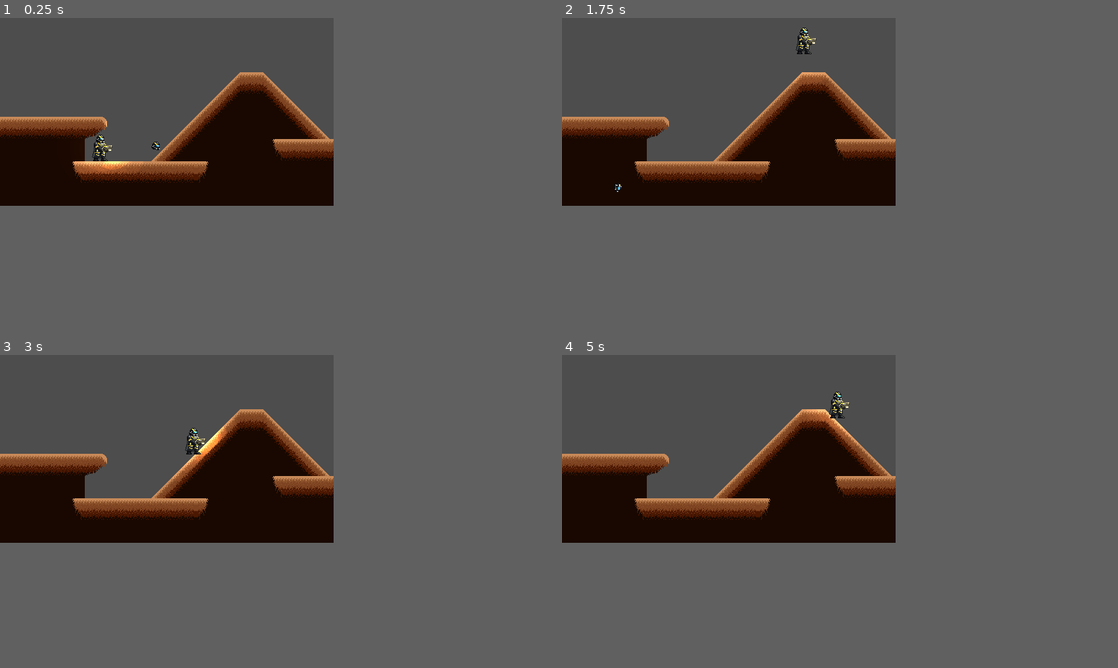
Above: before the commit, frames 1-4 (two rows, left to right).
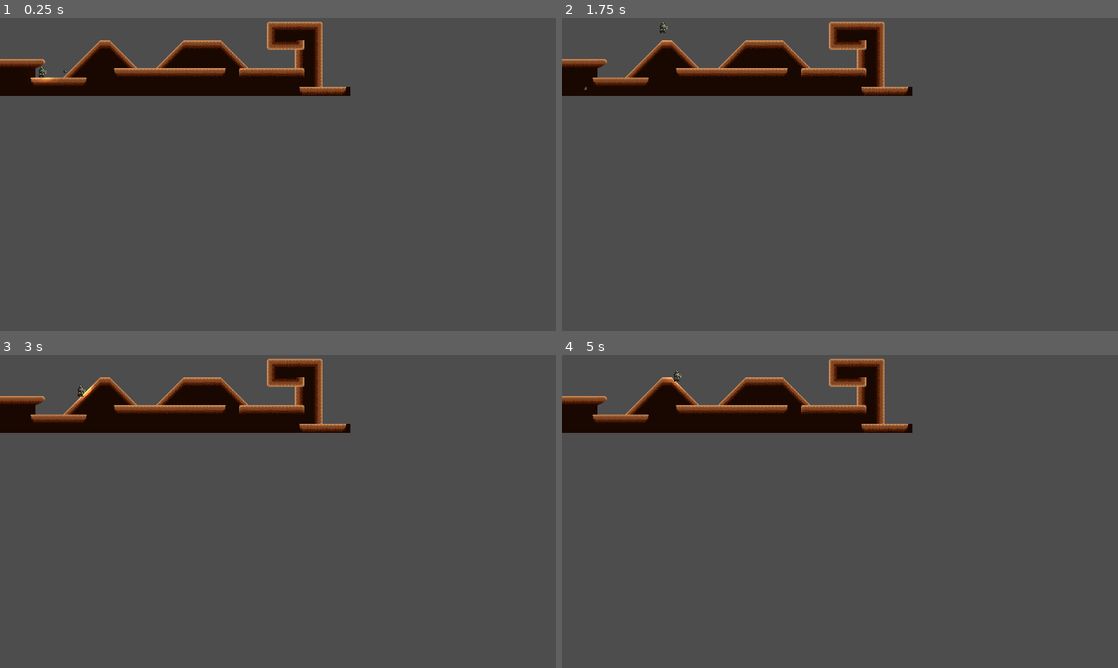
Above: after the commit, the same moments.

Repository: HD70X/Helldivers_2_64bit
Game: Godot game, scene res://Scene/TestMap.tscn
Two runs of this game, one before a commit and one after it. Both use one fixed random seed, a clock stepped at 60 frames per second and the inputs below.
Inputs (mouse positions are in pixels of both pictures, inside the frame that each line leads up to):
- Up to frame 1 (0.25 s): no input
- Up to frame 2 (1.75 s): tap Enter (ui_accept) at 0.5, 0.77, 1.52 s; move the mouse to (801, 102) at 0.52 s; hold Right (ui_right) from 0.53 s (still down); move the mouse to (662, 121) at 1.27 s
- Up to frame 3 (3 s): move the mouse to (200, 408) at 2.02 s; release Right (ui_right) at 2.03 s; hold Left (ui_left) 2.03-2.78 s; move the mouse to (150, 486) at 2.77 s; hold Right (ui_right) from 2.78 s (still down)
- Up to frame 4 (5 s): tap Enter (ui_accept) at 3.02, 3.77, 4.52 s; move the mouse to (828, 477) at 3.52 s; move the mouse to (628, 420) at 4.27 s; release Right (ui_right) at 4.28 s; hold Left (ui_left) from 4.28 s (still down)
In our replay, the window is 480x270 before the commit and 800x450 after it. These sizes can differ from the game's own. Grey fills any space a smaller window leaves; there, only what the larger window draws over its background counts as a difference.

The runs differ from the first frame. In frame 1, 24% of the frame differs, in the area x 0-63%, y 1-60%; in frame 2, 24%; in frame 3, 24%; in frame 4, 24%.

Commit message:
Character Resources and Scene(Animation)

Diff:
--- a/Scene/Characters/character_host.tscn
+++ b/Scene/Characters/character_host.tscn
@@ -1,7 +1,292 @@
-[gd_scene format=3 uid="uid://b0t4urn3hffdq"]
+[gd_scene load_steps=39 format=3 uid="uid://b0t4urn3hffdq"]
+
+[ext_resource type="Texture2D" uid="uid://cqepn2inccvet" path="res://Art/Sprite/Character/BA-01-Cape.png" id="1_f1ir1"]
+[ext_resource type="Texture2D" uid="uid://dux4q82hootye" path="res://Art/Sprite/Character/BA-01-Leg.png" id="2_1fdet"]
+[ext_resource type="Texture2D" uid="uid://dv0phyhbihuh2" path="res://Art/Sprite/Character/arm_left.png" id="3_h7sir"]
+[ext_resource type="Texture2D" uid="uid://dxpebu2fsvai0" path="res://Art/Sprite/Character/body.png" id="4_jne1q"]
+[ext_resource type="Texture2D" uid="uid://1elg41ryo6f" path="res://Art/Sprite/Character/weapon_ar_23.png" id="5_sppqt"]
+[ext_resource type="Texture2D" uid="uid://bttgwiwo7w5mo" path="res://Art/Sprite/Character/arm_right.png" id="6_ake87"]
+[ext_resource type="Texture2D" uid="uid://vp02pjwpffjv" path="res://Art/Sprite/Character/Head.png" id="7_ovutx"]
+
+[sub_resource type="AtlasTexture" id="AtlasTexture_f1ir1"]
+atlas = ExtResource("1_f1ir1")
+region = Rect2(0, 0, 256, 256)
+
+[sub_resource type="AtlasTexture" id="AtlasTexture_1fdet"]
+atlas = ExtResource("1_f1ir1")
+region = Rect2(0, 0, 256, 256)
+
+[sub_resource type="AtlasTexture" id="AtlasTexture_h7sir"]
+atlas = ExtResource("1_f1ir1")
+region = Rect2(256, 0, 256, 256)
+
+[sub_resource type="AtlasTexture" id="AtlasTexture_jne1q"]
+atlas = ExtResource("1_f1ir1")
+region = Rect2(512, 0, 256, 256)
+
+[sub_resource type="AtlasTexture" id="AtlasTexture_jbryf"]
+atlas = ExtResource("1_f1ir1")
+region = Rect2(1024, 256, 256, 256)
+
+[sub_resource type="AtlasTexture" id="AtlasTexture_ddax2"]
+atlas = ExtResource("1_f1ir1")
+region = Rect2(1280, 256, 256, 256)
+
+[sub_resource type="AtlasTexture" id="AtlasTexture_mhowg"]
+atlas = ExtResource("1_f1ir1")
+region = Rect2(1536, 256, 256, 256)
+
+[sub_resource type="AtlasTexture" id="AtlasTexture_sppqt"]
+atlas = ExtResource("1_f1ir1")
+region = Rect2(768, 0, 256, 256)
+
+[sub_resource type="AtlasTexture" id="AtlasTexture_ake87"]
+atlas = ExtResource("1_f1ir1")
+region = Rect2(1024, 0, 256, 256)
+
+[sub_resource type="AtlasTexture" id="AtlasTexture_ovutx"]
+atlas = ExtResource("1_f1ir1")
+region = Rect2(1280, 0, 256, 256)
+
+[sub_resource type="AtlasTexture" id="AtlasTexture_7ca3l"]
+atlas = ExtResource("1_f1ir1")
+region = Rect2(1536, 0, 256, 256)
+
+[sub_resource type="AtlasTexture" id="AtlasTexture_3tgcr"]
+atlas = ExtResource("1_f1ir1")
+region = Rect2(0, 256, 256, 256)
+
+[sub_resource type="AtlasTexture" id="AtlasTexture_yxcf3"]
+atlas = ExtResource("1_f1ir1")
+region = Rect2(256, 256, 256, 256)
+
+[sub_resource type="AtlasTexture" id="AtlasTexture_dlob1"]
+atlas = ExtResource("1_f1ir1")
+region = Rect2(512, 256, 256, 256)
+
+[sub_resource type="AtlasTexture" id="AtlasTexture_rqdf2"]
+atlas = ExtResource("1_f1ir1")
+region = Rect2(768, 256, 256, 256)
+
+[sub_resource type="SpriteFrames" id="SpriteFrames_ftypu"]
+animations = [{
+"frames": [{
+"duration": 1.0,
+"texture": SubResource("AtlasTexture_f1ir1")
+}],
+"loop": true,
+"name": &"default",
+"speed": 5.0
+}, {
+"frames": [{
+"duration": 4.0,
+"texture": SubResource("AtlasTexture_1fdet")
+}, {
+"duration": 1.0,
+"texture": SubResource("AtlasTexture_h7sir")
+}, {
+"duration": 2.0,
+"texture": SubResource("AtlasTexture_jne1q")
+}, {
+"duration": 1.0,
+"texture": SubResource("AtlasTexture_h7sir")
+}],
+"loop": true,
+"name": &"idle",
+"speed": 5.0
+}, {
+"frames": [{
+"duration": 1.0,
+"texture": SubResource("AtlasTexture_jbryf")
+}, {
+"duration": 1.0,
+"texture": SubResource("AtlasTexture_ddax2")
+}, {
+"duration": 1.0,
+"texture": SubResource("AtlasTexture_mhowg")
+}, {
+"duration": 1.0,
+"texture": SubResource("AtlasTexture_ddax2")
+}],
+"loop": true,
+"name": &"moving",
+"speed": 5.0
+}, {
+"frames": [{
+"duration": 1.0,
+"texture": SubResource("AtlasTexture_sppqt")
+}, {
+"duration": 1.0,
+"texture": SubResource("AtlasTexture_ake87")
+}, {
+"duration": 1.0,
+"texture": SubResource("AtlasTexture_ovutx")
+}, {
+"duration": 1.0,
+"texture": SubResource("AtlasTexture_7ca3l")
+}],
+"loop": true,
+"name": &"start_move",
+"speed": 5.0
+}, {
+"frames": [{
+"duration": 1.0,
+"texture": SubResource("AtlasTexture_3tgcr")
+}, {
+"duration": 1.0,
+"texture": SubResource("AtlasTexture_yxcf3")
+}, {
+"duration": 1.0,
+"texture": SubResource("AtlasTexture_dlob1")
+}, {
+"duration": 1.0,
+"texture": SubResource("AtlasTexture_rqdf2")
+}],
+"loop": true,
+"name": &"stop_move",
+"speed": 5.0
+}]
+
+[sub_resource type="AtlasTexture" id="AtlasTexture_ftypu"]
+atlas = ExtResource("2_1fdet")
+region = Rect2(0, 0, 256, 256)
+
+[sub_resource type="AtlasTexture" id="AtlasTexture_82202"]
+atlas = ExtResource("2_1fdet")
+region = Rect2(0, 0, 256, 256)
+
+[sub_resource type="AtlasTexture" id="AtlasTexture_ag7g4"]
+atlas = ExtResource("2_1fdet")
+region = Rect2(256, 0, 256, 256)
+
+[sub_resource type="AtlasTexture" id="AtlasTexture_iq5g5"]
+atlas = ExtResource("2_1fdet")
+region = Rect2(512, 0, 256, 256)
+
+[sub_resource type="AtlasTexture" id="AtlasTexture_idlqw"]
+atlas = ExtResource("2_1fdet")
+region = Rect2(768, 256, 256, 256)
+
+[sub_resource type="AtlasTexture" id="AtlasTexture_fkig4"]
+atlas = ExtResource("2_1fdet")
+region = Rect2(768, 0, 256, 256)
+
+[sub_resource type="AtlasTexture" id="AtlasTexture_ra82n"]
+atlas = ExtResource("2_1fdet")
+region = Rect2(1024, 0, 256, 256)
+
+[sub_resource type="AtlasTexture" id="AtlasTexture_udbj1"]
+atlas = ExtResource("2_1fdet")
+region = Rect2(1280, 0, 256, 256)
+
+[sub_resource type="AtlasTexture" id="AtlasTexture_3wyex"]
+atlas = ExtResource("2_1fdet")
+region = Rect2(1536, 0, 256, 256)
+
+[sub_resource type="AtlasTexture" id="AtlasTexture_horri"]
+atlas = ExtResource("2_1fdet")
+region = Rect2(0, 256, 256, 256)
+
+[sub_resource type="AtlasTexture" id="AtlasTexture_0jxwn"]
+atlas = ExtResource("2_1fdet")
+region = Rect2(256, 256, 256, 256)
+
+[sub_resource type="AtlasTexture" id="AtlasTexture_6xaf0"]
+atlas = ExtResource("2_1fdet")
+region = Rect2(512, 256, 256, 256)
+
+[sub_resource type="SpriteFrames" id="SpriteFrames_idlqw"]
+animations = [{
+"frames": [{
+"duration": 1.0,
+"texture": SubResource("AtlasTexture_ftypu")
+}],
+"loop": true,
+"name": &"default",
+"speed": 5.0
+}, {
+"frames": [{
+"duration": 4.0,
+"texture": SubResource("AtlasTexture_82202")
+}, {
+"duration": 1.0,
+"texture": SubResource("AtlasTexture_ag7g4")
+}, {
+"duration": 2.0,
+"texture": SubResource("AtlasTexture_iq5g5")
+}, {
+"duration": 1.0,
+"texture": SubResource("AtlasTexture_ag7g4")
+}],
+"loop": true,
+"name": &"idle",
+"speed": 5.0
+}, {
+"frames": [{
+"duration": 0.5,
+"texture": SubResource("AtlasTexture_idlqw")
+}, {
+"duration": 0.5,
+"texture": SubResource("AtlasTexture_fkig4")
+}, {
+"duration": 0.5,
+"texture": SubResource("AtlasTexture_ra82n")
+}, {
+"duration": 0.5,
+"texture": SubResource("AtlasTexture_udbj1")
+}, {
+"duration": 0.5,
+"texture": SubResource("AtlasTexture_3wyex")
+}, {
+"duration": 0.5,
+"texture": SubResource("AtlasTexture_horri")
+}, {
+"duration": 0.5,
+"texture": SubResource("AtlasTexture_0jxwn")
+}, {
+"duration": 0.5,
+"texture": SubResource("AtlasTexture_6xaf0")
+}],
+"loop": true,
+"name": &"move",
+"speed": 5.0
+}]
+
+[sub_resource type="Animation" id="Animation_8b5ht"]
+resource_name = "idel"
+
+[sub_resource type="AnimationLibrary" id="AnimationLibrary_y2fci"]
+_data = {
+&"idel": SubResource("Animation_8b5ht")
+}
 
 [node name="CharacterBody2D" type="CharacterBody2D"]
 
-[node name="LowerBody" type="Sprite2D" parent="."]
+[node name="Cap" type="AnimatedSprite2D" parent="."]
+sprite_frames = SubResource("SpriteFrames_ftypu")
+frame_progress = 0.44009402
+
+[node name="Legs" type="AnimatedSprite2D" parent="."]
+sprite_frames = SubResource("SpriteFrames_idlqw")
+
+[node name="ArmLeft" type="Sprite2D" parent="."]
+texture = ExtResource("3_h7sir")
+
+[node name="Body" type="Sprite2D" parent="."]
+texture = ExtResource("4_jne1q")
+
+[node name="Weapon(DoubleHand)" type="Sprite2D" parent="."]
+texture = ExtResource("5_sppqt")
+
+[node name="ArmRight" type="Sprite2D" parent="."]
+texture = ExtResource("6_ake87")
 
 [node name="Head" type="Sprite2D" parent="."]
+texture = ExtResource("7_ovutx")
+
+[node name="CollisionShape2D" type="CollisionShape2D" parent="."]
+
+[node name="AnimationPlayer" type="AnimationPlayer" parent="."]
+libraries = {
+&"": SubResource("AnimationLibrary_y2fci")
+}
--- a/Scene/TestMap.tscn
+++ b/Scene/TestMap.tscn
@@ -2,9 +2,9 @@
 
 [ext_resource type="TileSet" uid="uid://dix1gy15fnweh" path="res://Art/TileMap/TileMap_HardSandLand.tres" id="1_rjaj0"]
 [ext_resource type="Script" uid="uid://cfjl2lyh3hjc8" path="res://Script/GamePlay/Character/character_move.gd" id="2_mjq37"]
-[ext_resource type="Texture2D" uid="uid://cjnxpy5kim3il" path="res://Art/Sprite/Character/Character_BA01.png" id="2_p0quj"]
-[ext_resource type="Texture2D" uid="uid://jv3ajpgr5gc1" path="res://Art/Sprite/Character/TestLightTexture.png" id="3_h1mr5"]
-[ext_resource type="Texture2D" uid="uid://b6ntc1dhaa2f7" path="res://Art/Sprite/Character/Character_BA01_head1.png" id="4_uanw7"]
+[ext_resource type="Texture2D" uid="uid://cjnxpy5kim3il" path="res://Art/Sprite/Character/TestFile/Character_BA01.png" id="2_p0quj"]
+[ext_resource type="Texture2D" uid="uid://jv3ajpgr5gc1" path="res://Art/Sprite/Character/TestFile/TestLightTexture.png" id="3_h1mr5"]
+[ext_resource type="Texture2D" uid="uid://b6ntc1dhaa2f7" path="res://Art/Sprite/Character/TestFile/Character_BA01_head1.png" id="4_uanw7"]
 
 [sub_resource type="CapsuleShape2D" id="CapsuleShape2D_mjq37"]
 radius = 9.0
--- a/project.godot
+++ b/project.godot
@@ -25,8 +25,8 @@
 
 [display]
 
-window/size/viewport_width=480
-window/size/viewport_height=270
+window/size/viewport_width=1920
+window/size/viewport_height=1080
 window/stretch/mode="viewport"
 window/handheld/orientation=1
 
Binary file added: Art/Sprite/Character/BA-01-Cape.png
Not shown, added: Art/Sprite/Character/BA-01-Cape.png.import
Binary file added: Art/Sprite/Character/BA-01-Leg.png
Not shown, added: Art/Sprite/Character/BA-01-Leg.png.import
Binary file added: Art/Sprite/Character/Head.png
Not shown, added: Art/Sprite/Character/Head.png.import
Renamed: Art/Sprite/Character/Character_BA01.png -> Art/Sprite/Character/TestFile/Character_BA01.png
Not shown, changed: Art/Sprite/Character/TestFile/Character_BA01.png.import
Renamed: Art/Sprite/Character/Character_BA01_head1.png -> Art/Sprite/Character/TestFile/Character_BA01_head1.png
Not shown, changed: Art/Sprite/Character/TestFile/Character_BA01_head1.png.import
Renamed: Art/Sprite/Character/TestLightTexture.png -> Art/Sprite/Character/TestFile/TestLightTexture.png
Not shown, added: Art/Sprite/Character/TestFile/TestLightTexture.png.import
(and 10 more such lines)
